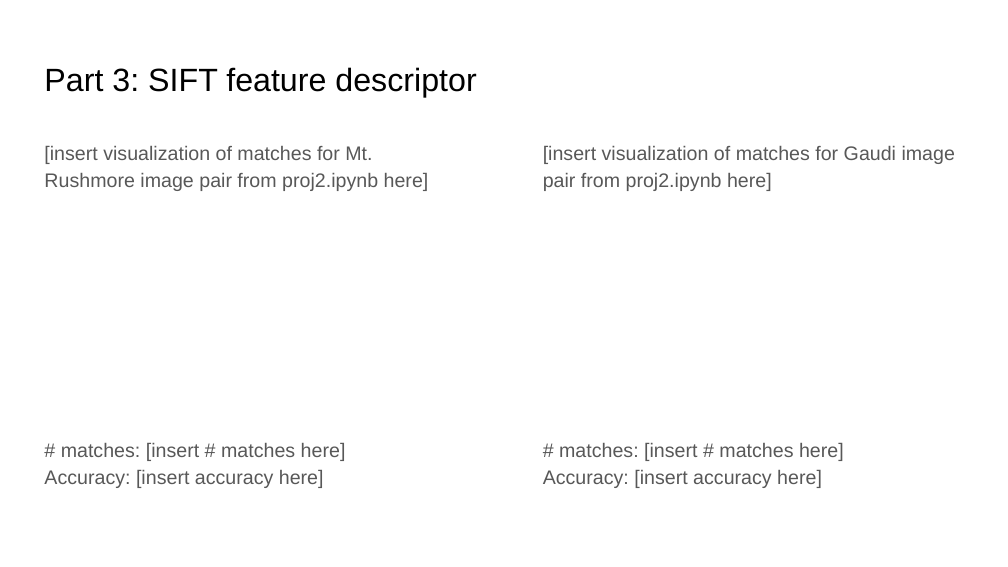
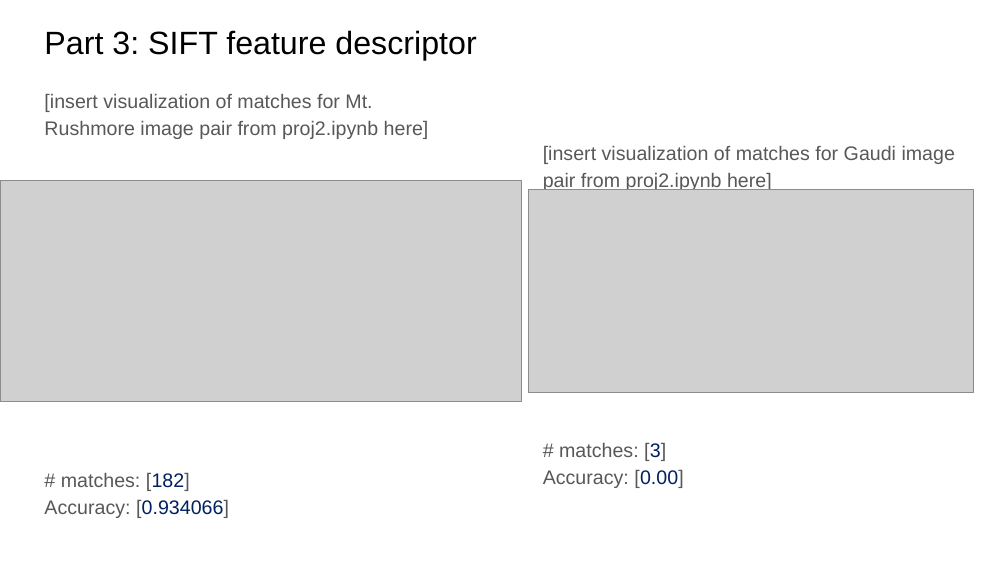
Before and after one commit to aashutoshav/Computer-Vision-Project-2, a slide deck: slide 14 of docs/proj2_report.pptx. Drawn at 1008x567 pixels with LibreOffice and Linux fonts; fonts in the diff are those of the drawing; grey boxes stand for pictures. Boxes give left, top, right and bottom in pixels: in the first picture for what was removed or moved away, otherwise in the second. Text is boxed around its words. In the diff, an @@ line names an element or a change of style, - is before the commit and + after.

Commit message:
experiments with other images

```diff
--- a/docs/proj2_report.pptx
+++ b/docs/proj2_report.pptx
@@ title "Part 3: SIFT feature descriptor": place and size @@
-title "Part 3: SIFT feature descriptor" at (44,67,476,97)
+title "Part 3: SIFT feature descriptor" at (44,30,476,61)
@@ text "[insert visualization of matches for ...": place and size @@
-text "[insert visualization of matches for ..." at (44,146,429,488)
+text "[insert visualization of matches for ..." at (44,94,429,518)
@@ picture added at (0,180,522,401) @@
@@ picture added at (528,190,974,392) @@
@@ text at (543,443,683,488): text changed @@
-# matches: [insert # matches here]
-Accuracy: [insert accuracy here]
+# matches: [3]
+Accuracy: [0.00]
@@ text at (44,473,229,518): text changed @@
-# matches: [insert # matches here]
-Accuracy: [insert accuracy here]
+# matches: [182]
+Accuracy: [0.934066]
```
Also in this commit, not shown: 13 other slides changed, 8 other files.
